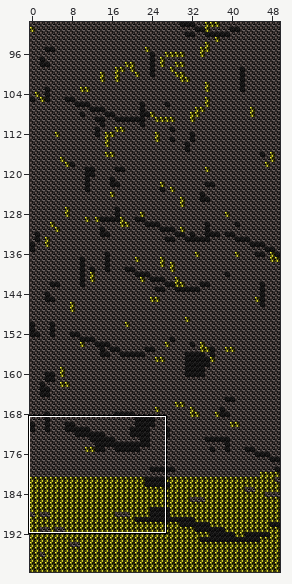
Level history. Tiled map: Tiled_Maps/Map2.tmx. The first picture is a wide view before the edit; the outline marks the close-up.
Close-up. Old version:
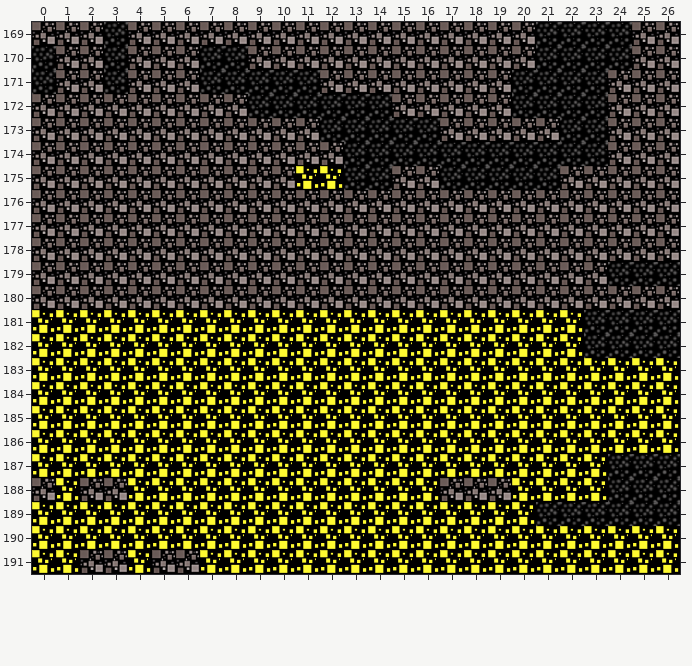
Cells are 32x32 px. Shown: x 0..26, y 169..191. The commit also changed other parts of the map, which this record leaves out.
And afterwards:
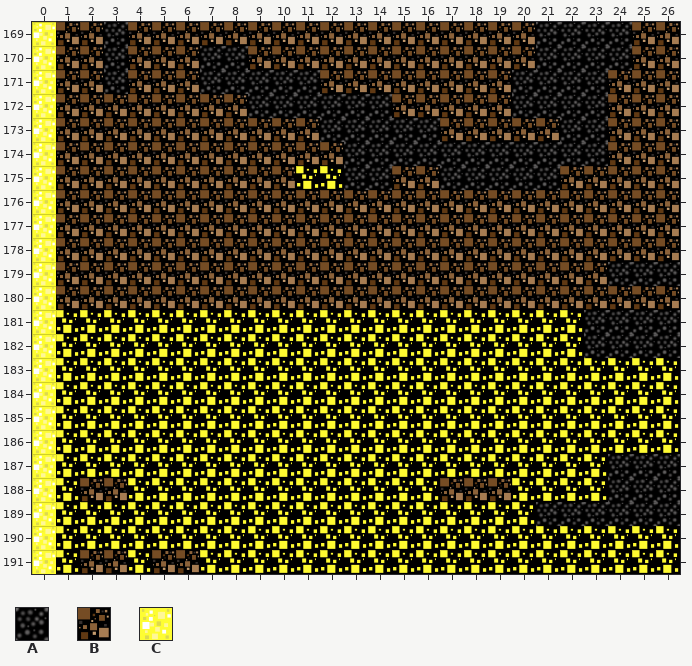
Key: from "Coal": A 0; from "Dirt": B 0; from "Walls": C 0.
_ is an empty cell.
Tiles of an added or newly shown layer are drawn over the layers below it.
The commit says: ADDED WALLS and fixing atm
Difference:
{"where": "layer \"Platforms\" (now shown)"}
{"y":169,"x":1,"old":"__","new":"BB"}
{"y":169,"x":4,"old":"_________________","new":"BBBBBBBBBBBBBBBBB"}
{"y":169,"x":25,"old":"__","new":"BB"}
{"y":170,"x":1,"old":"__","new":"BB"}
{"y":170,"x":4,"old":"___","new":"BBB"}
{"y":170,"x":9,"old":"____________","new":"BBBBBBBBBBBB"}
{"y":170,"x":25,"old":"__","new":"BB"}
{"y":171,"x":1,"old":"__","new":"BB"}
{"y":171,"x":4,"old":"___","new":"BBB"}
{"y":171,"x":12,"old":"________","new":"BBBBBBBB"}
{"y":171,"x":24,"old":"___","new":"BBB"}
{"y":172,"x":1,"old":"________","new":"BBBBBBBB"}
{"y":172,"x":15,"old":"_____","new":"BBBBB"}
{"y":172,"x":24,"old":"___","new":"BBB"}
{"y":173,"x":1,"old":"___________","new":"BBBBBBBBBBB"}
{"y":173,"x":17,"old":"_____","new":"BBBBB"}
{"y":173,"x":24,"old":"___","new":"BBB"}
{"y":174,"x":1,"old":"____________","new":"BBBBBBBBBBBB"}
{"y":174,"x":24,"old":"___","new":"BBB"}
{"y":175,"x":1,"old":"__________","new":"BBBBBBBBBB"}
{"y":175,"x":15,"old":"__","new":"BB"}
{"y":175,"x":22,"old":"_____","new":"BBBBB"}
{"y":176,"x":1,"old":"__________________________","new":"BBBBBBBBBBBBBBBBBBBBBBBBBB"}
{"y":177,"x":1,"old":"__________________________","new":"BBBBBBBBBBBBBBBBBBBBBBBBBB"}
{"y":178,"x":1,"old":"__________________________","new":"BBBBBBBBBBBBBBBBBBBBBBBBBB"}
{"y":179,"x":1,"old":"_______________________","new":"BBBBBBBBBBBBBBBBBBBBBBB"}
{"y":180,"x":1,"old":"__________________________","new":"BBBBBBBBBBBBBBBBBBBBBBBBBB"}
{"y":188,"x":2,"old":"__","new":"BB"}
{"y":188,"x":17,"old":"___","new":"BBB"}
{"y":191,"x":2,"old":"__","new":"BB"}
{"y":191,"x":5,"old":"__","new":"BB"}
{"where": "layer \"Walls\""}
{"y":169,"x":0,"old":"_","new":"C"}
{"y":170,"x":0,"old":"A","new":"C"}
{"y":171,"x":0,"old":"A","new":"C"}
{"y":172,"x":0,"old":"_","new":"C"}
{"y":173,"x":0,"old":"_","new":"C"}
{"y":174,"x":0,"old":"_","new":"C"}
{"y":175,"x":0,"old":"_","new":"C"}
{"y":176,"x":0,"old":"_","new":"C"}
{"y":177,"x":0,"old":"_","new":"C"}
{"y":178,"x":0,"old":"_","new":"C"}
{"y":179,"x":0,"old":"_","new":"C"}
{"y":180,"x":0,"old":"_","new":"C"}
{"y":181,"x":0,"old":"_","new":"C"}
{"y":182,"x":0,"old":"_","new":"C"}
{"y":183,"x":0,"old":"_","new":"C"}
{"y":184,"x":0,"old":"_","new":"C"}
{"y":185,"x":0,"old":"_","new":"C"}
{"y":186,"x":0,"old":"_","new":"C"}
{"y":187,"x":0,"old":"_","new":"C"}
{"y":188,"x":0,"old":"_","new":"C"}
{"y":189,"x":0,"old":"_","new":"C"}
{"y":190,"x":0,"old":"_","new":"C"}
{"y":191,"x":0,"old":"_","new":"C"}
{"label":"changed","picture_box":[32,22,679,574]}
